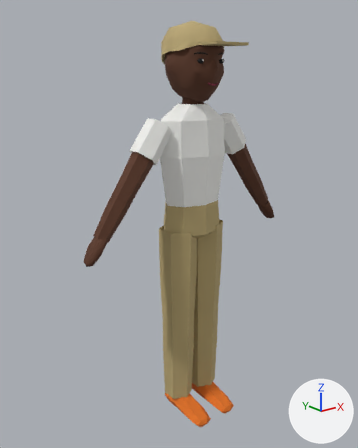
A saved change to the glTF model apps/client/public/assets/shared/chr/chr_corper.glb.
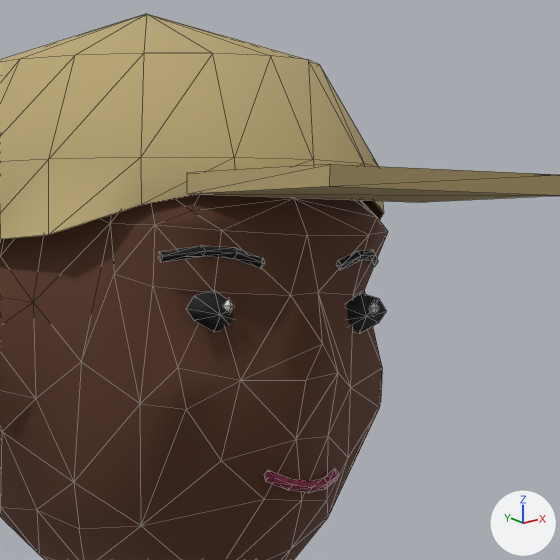
Each version is shown whole from a 50 mm lens placed at (-1.328, -1.52, 0.689), pointed at (-0.056, 0.069, 0.053), then close up on the part from 48% to 69% of the width and 4% to 21% of the height. The lights are fixed; the arrows at lower right show +X, +Y and +Z. The first two pictures are the older version. The close-ups show mesh edges as thin lines. Vertices at exactly the same position are counted once.

In view in the first close-up: 'body'.
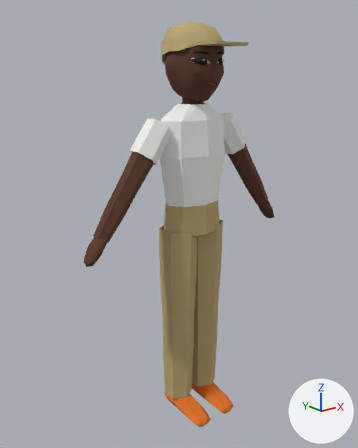
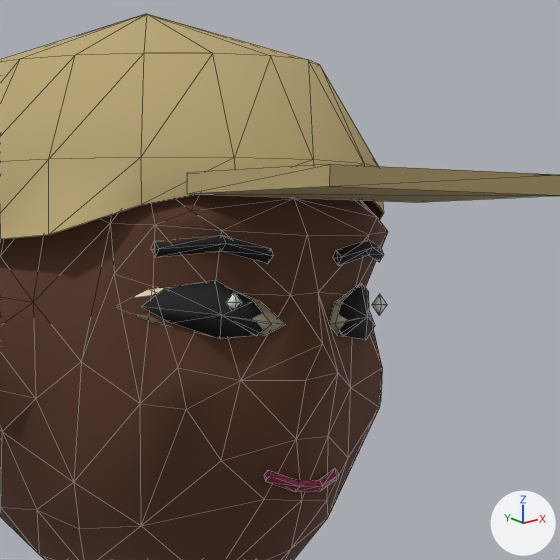
Where the change shows, as pixel boxes (x1, y1, x2, y2) in the close-ups (560 x 560 px; the box of a moved part takes in the faces that stretch with it):
part 1 of me_body, rebuilt (14% wider, 20% taller)
    before: (159, 245, 264, 269)
    after: (153, 235, 273, 264)
part 2 of me_body, rebuilt (21% wider, 29% taller)
    before: (337, 250, 378, 270)
    after: (334, 239, 384, 265)
part 3 of me_body, moved or reshaped
    before: (186, 290, 387, 493)
    after: (132, 281, 387, 492)

The change in detail:
me_body is used by ob_body; location (0.0, 0.0, 0.0).
me_body had 589 vertices, 1014 faces and spanned x -0.52..0.52, y -0.17..0.18, z -0.84..0.87.
me_body now has 597 vertices, 1022 faces and spans x -0.52..0.52, y -0.17..0.18, z -0.84..0.87.
me_body part 1: the loose piece of 18 vertices spanning x -0.07..-0.03, y -0.07..-0.04, z 0.74..0.75 is rebuilt with 14 vertices and now spans x -0.08..-0.02, y -0.07..-0.04, z 0.74..0.75.
me_body part 2: the loose piece of 18 vertices spanning x 0.03..0.07, y -0.07..-0.04, z 0.74..0.75 is rebuilt with 14 vertices and now spans x 0.02..0.08, y -0.07..-0.04, z 0.74..0.75.
Part 3, on me_body:
20 vertices are removed from x -0.07..0.07, y -0.08..-0.06, z 0.63..0.72.
77 faces are deleted.
5 vertices move within x -0.05..0.06, y -0.06, z 0.71..0.72.
36 vertices are added at x -0.09..0.09, y -0.08..-0.02, z 0.63..0.73.
101 new faces join them.
